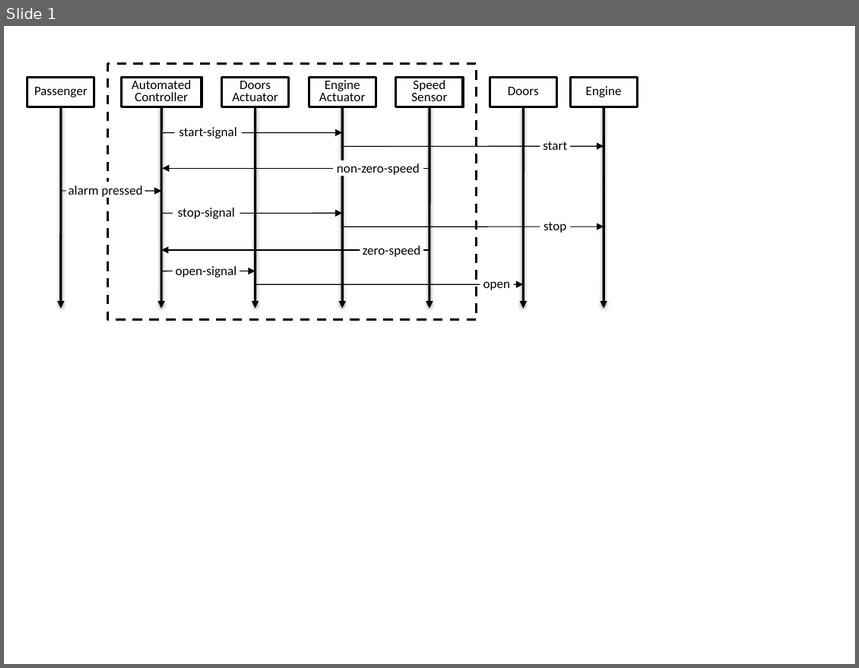
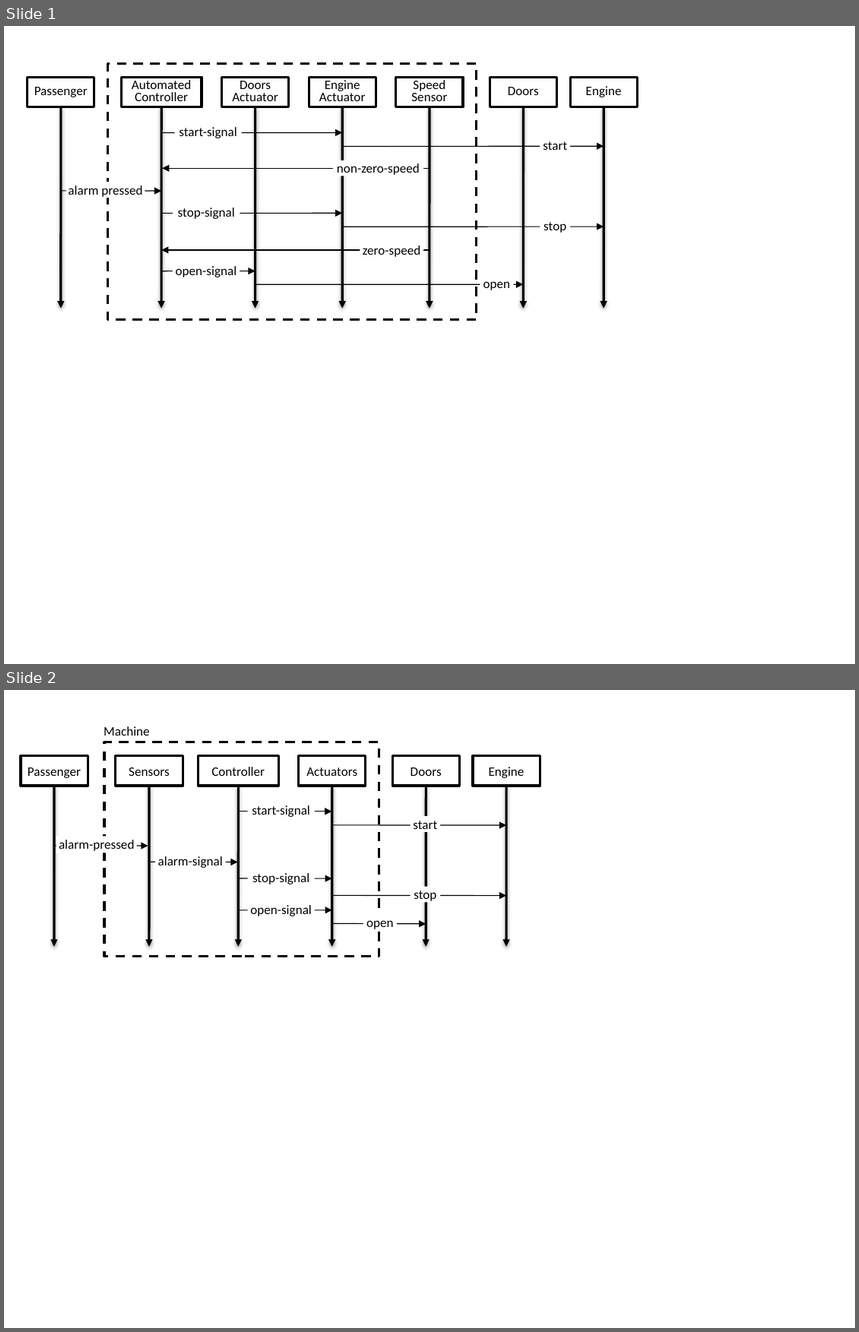
Before and after one commit to blambeau/phd, a slide deck: writing/images/train.pptx. Shown one above the other, each under a label of ours: slide 1 before the commit, slides 1 and 2 after it. The pictures are 859x668 and 859x1332 pixels, drawn with LibreOffice and Linux fonts; fonts in the diff are those of the drawing. Boxes give left, top, right and bottom in pixels: in the first picture for what was removed or moved away, otherwise in the second. Text is boxed around its words. In the diff, an @@ line names an element or a change of style, - is before the commit and + after.

```diff
--- a/writing/images/train.pptx
+++ b/writing/images/train.pptx
@@ slide 2 added at <box>4,690,855,1328</box>, background #FFFFFF @@
@@ group added at <box>21,726,541,957</box>: 14 arrows, 9 texts, 7 rectangles @@
+Machine
+Passenger
+Controller
+Actuators
+Engine
+Doors
+Sensors
+alarm-pressed
+start-signal
+start
+stop-signal
+stop
+open-signal
+open
+alarm-signal
```
Also in this commit, not shown: 12 other files.
